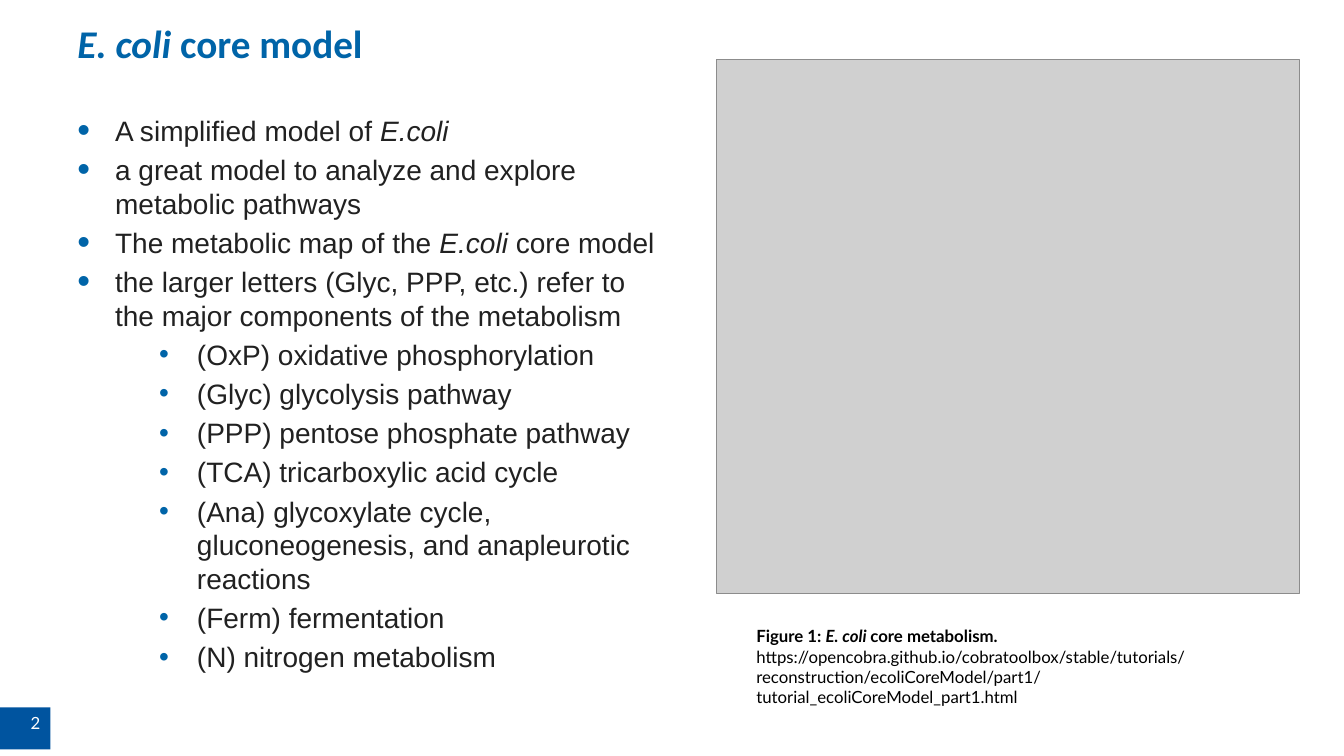
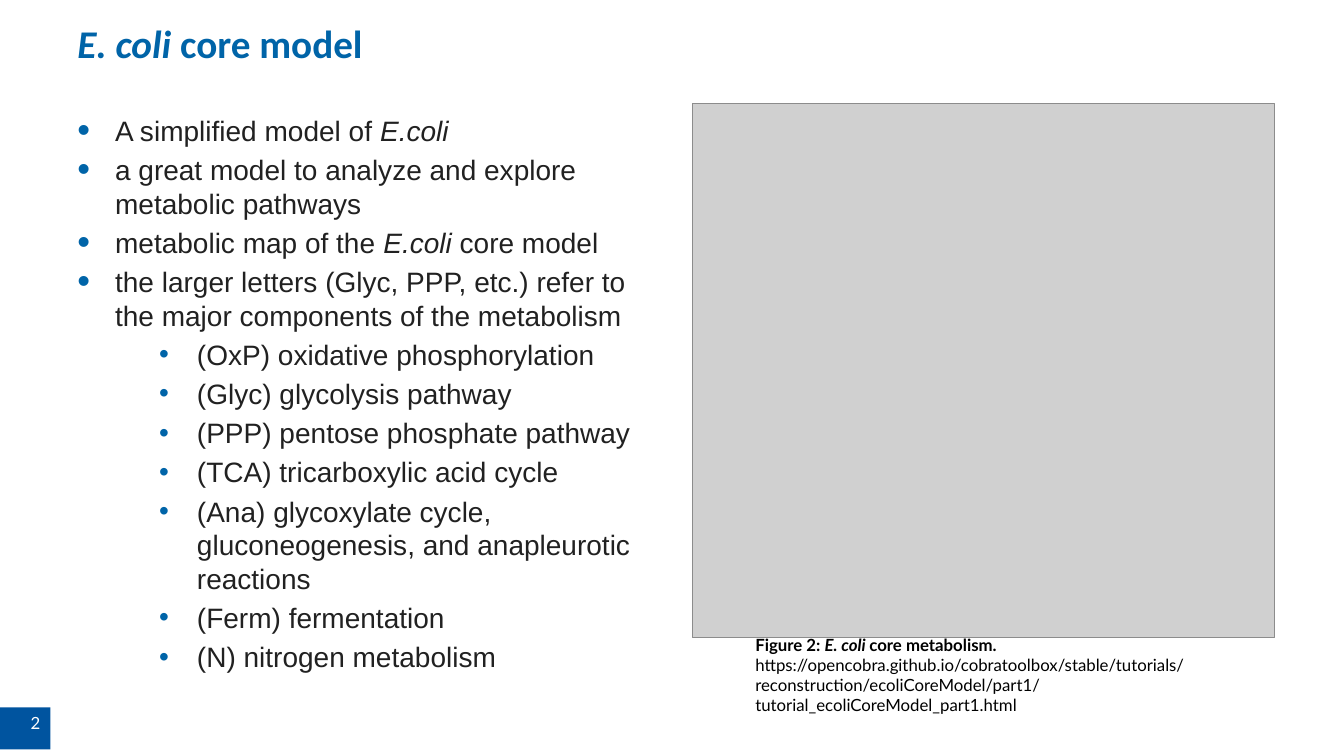
Before and after one commit to iAMB-RWTH-Aachen/BioLabSim, a slide deck: slide 3 of MetEngSim_Introduction.pptx. Drawn at 1344x756 pixels with LibreOffice and Linux fonts; fonts in the diff are those of the drawing; grey boxes stand for pictures; background and template pictures are left out. Boxes give left, top, right and bottom in pixels: in the first picture for what was removed or moved away, otherwise in the second. Text is boxed around its words. In the diff, an @@ line names an element or a change of style, - is before the commit and + after.

```diff
--- a/MetEngSim_Introduction.pptx
+++ b/MetEngSim_Introduction.pptx
@@ picture: place and size @@
-picture at [717, 59, 1300, 594]
+picture at [693, 104, 1275, 638]
@@ text at [115, 232, 598, 258]: text changed @@
-• The metabolic map of the E.coli core model
+• metabolic map of the E.coli core model
@@ text "Figure 2: E. coli core ...": place and size @@
-text "Figure 2: E. coli core ..." at [756, 629, 1185, 706]
+text "Figure 2: E. coli core ..." at [755, 637, 1184, 714]
@@ text at [755, 637, 997, 654]: text changed @@
-Figure 1: E. coli core metabolism.
+Figure 2: E. coli core metabolism.
```
Also in this commit, not shown: 5 other slides changed, 1 slide added.
